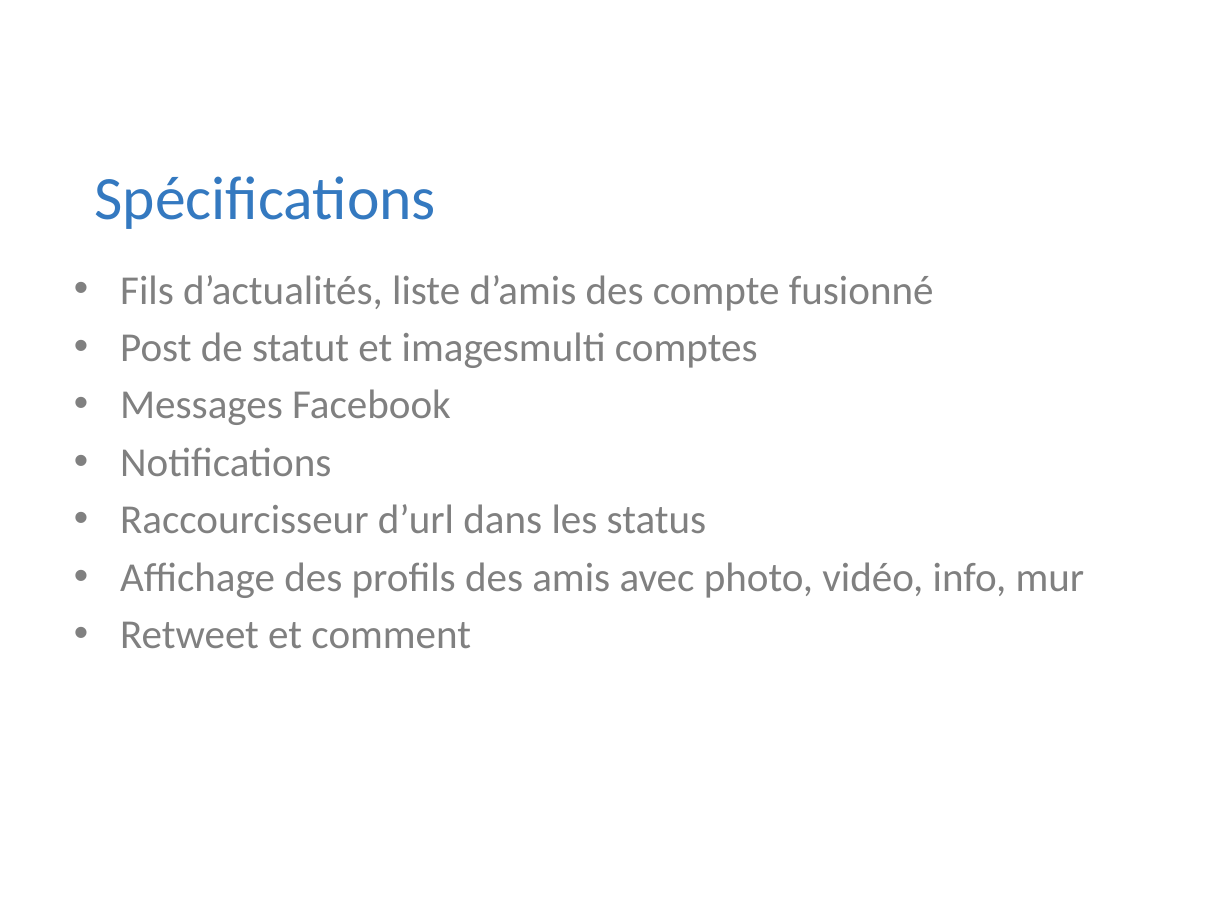
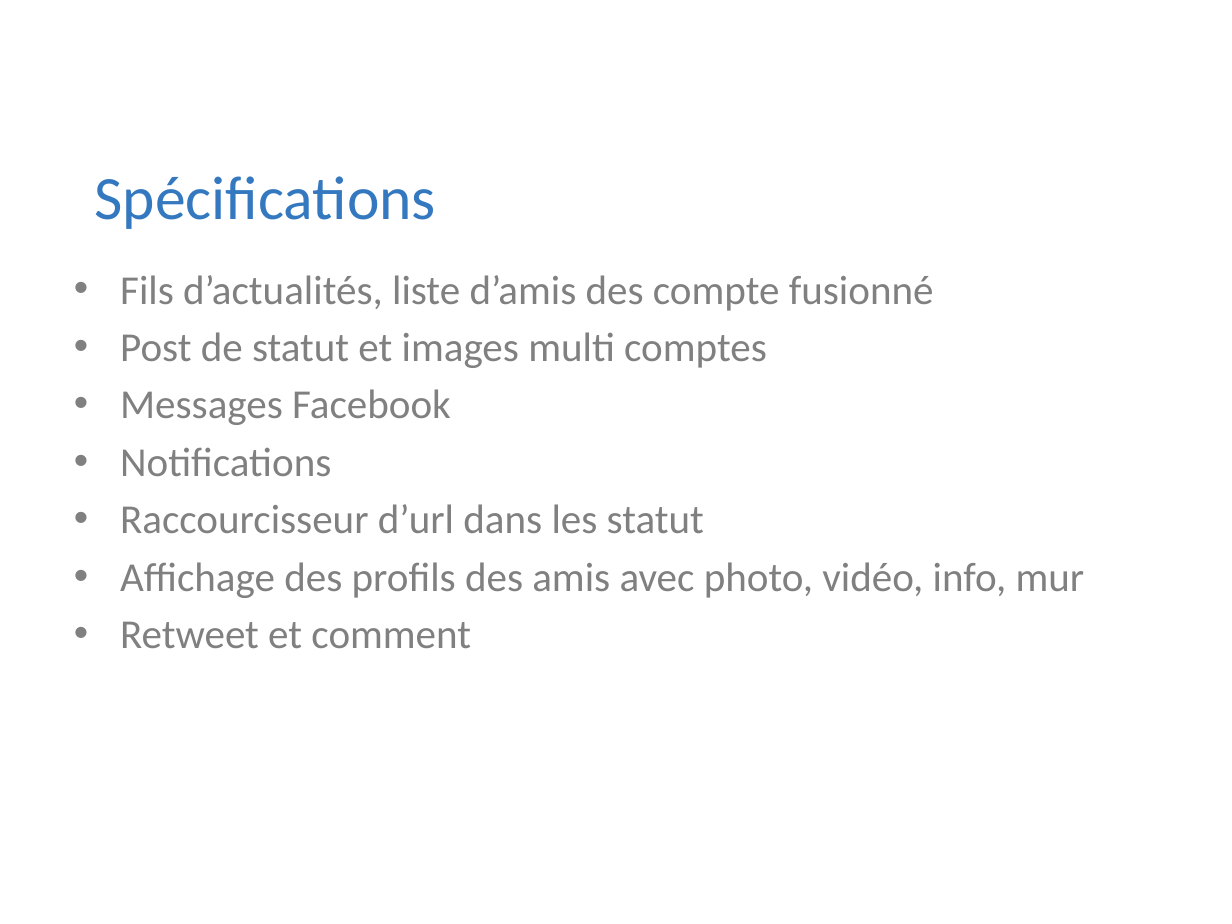
Before and after one commit to Riges/eip-silverlight, a slide deck: slide 9 of Docs/eip 10.09.11/myNETwork.pptx. Drawn at 1232x924 pixels with LibreOffice and Linux fonts; fonts in the diff are those of the drawing; background and template pictures are left out. Boxes give left, top, right and bottom in pixels: in the first picture for what was removed or moved away, otherwise in the second. Text is boxed around its words. In the diff, an @@ line names an element or a change of style, - is before the commit and + after.

```diff
--- a/Docs/eip 10.09.11/myNETwork.pptx
+++ b/Docs/eip 10.09.11/myNETwork.pptx
@@ text at bbox=[120, 332, 767, 368]: spaces changed @@
-• Post de statut et imagesmulti comptes
+• Post de statut et images multi comptes
@@ text at bbox=[120, 504, 704, 533]: text changed @@
-• Raccourcisseur d’url dans les status
+• Raccourcisseur d’url dans les statut
```
Also in this commit, not shown: 1 other slide changed.
